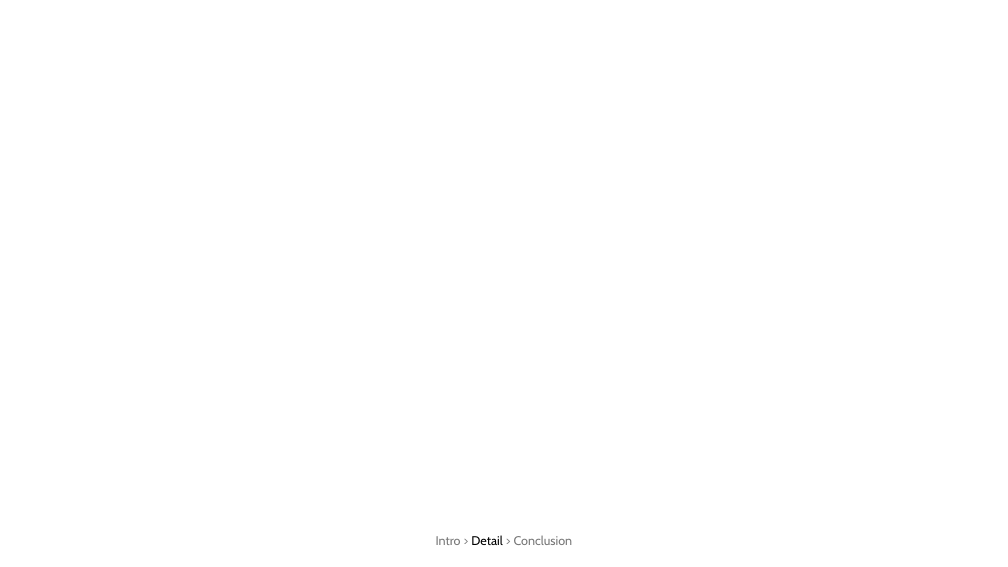
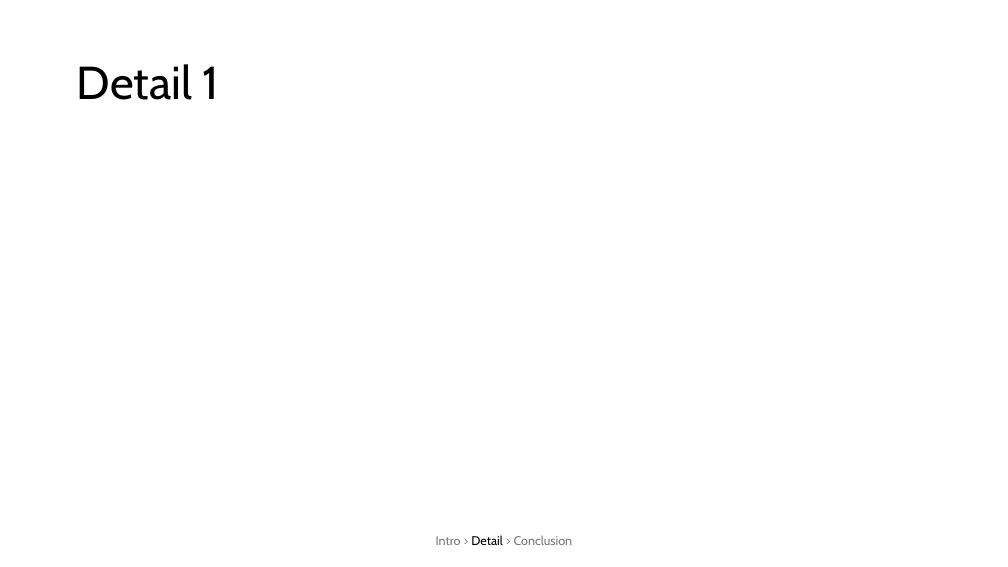
Before and after one commit to Antyos/ppt-section-timeline, a slide deck: slide 3 of SectionStatusBar.pptm. Drawn at 1008x567 pixels with LibreOffice and Linux fonts; fonts in the diff are those of the drawing. Boxes give left, top, right and bottom in pixels: in the first picture for what was removed or moved away, otherwise in the second. Text is boxed around its words. In the diff, an @@ line names an element or a change of style, - is before the commit and + after.

```diff
--- a/SectionStatusBar.pptm
+++ b/SectionStatusBar.pptm
@@ title added at [77,64,219,100], 44 pt, text #000000 @@
+Detail 1
```
Also in this commit, not shown: 3 other slides changed, 2 slides added, 1 slide removed.
